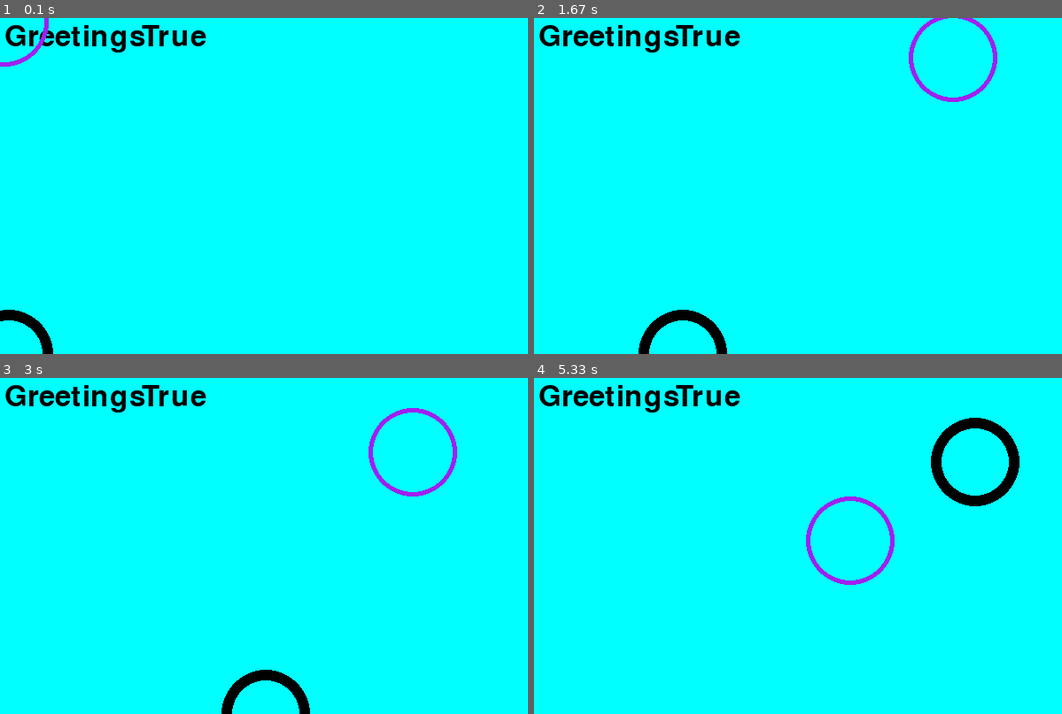
Above: before the commit, frames 1-4 (two rows, left to right).
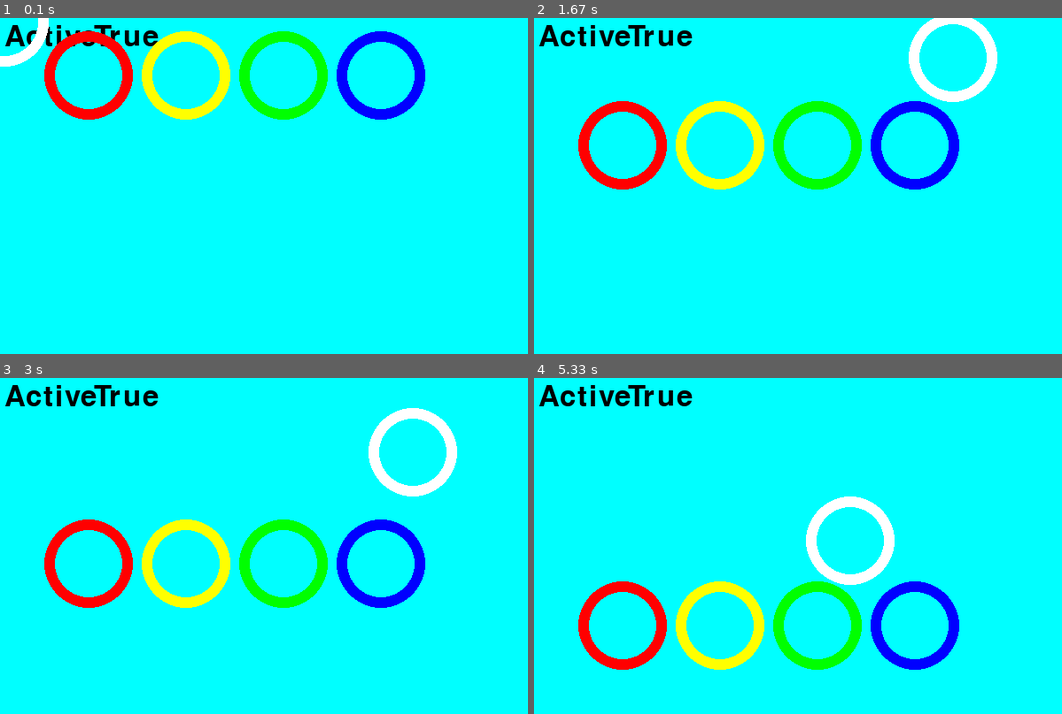
Above: after the commit, the same moments.

Repository: threeup/pygame-learn
Game: pygame game, started from game.py
Two runs of this game, one before a commit and one after it. Both use one fixed random seed, a clock stepped at 60 frames per second and the inputs below.
Inputs (mouse positions are in pixels of both pictures, inside the frame that each line leads up to):
- Up to frame 1 (0.1 s): no input
- Up to frame 2 (1.67 s): press the mouse at (676, 189) at 0.37 s; move the mouse to (771, 222) at 0.47 s; release the mouse at (861, 259) at 0.6 s; press the mouse at (676, 189) at 0.7 s; move the mouse to (650, 128) at 0.8 s; release the mouse at (623, 65) at 0.93 s; press the mouse at (676, 189) at 1.03 s; move the mouse to (724, 192) at 1.13 s; release the mouse at (771, 199) at 1.27 s; press the mouse at (676, 189) at 1.37 s; move the mouse to (813, 122) at 1.47 s; release the mouse at (951, 58) at 1.6 s
- Up to frame 3 (3 s): press the mouse at (142, 549) at 1.7 s; move the mouse to (295, 498) at 1.8 s; release the mouse at (448, 451) at 1.93 s; press the mouse at (142, 549) at 2.03 s; move the mouse to (184, 609) at 2.13 s; release the mouse at (232, 670) at 2.27 s; press the mouse at (142, 549) at 2.37 s; move the mouse to (311, 509) at 2.47 s; release the mouse at (480, 472) at 2.6 s; press the mouse at (142, 549) at 2.7 s; move the mouse to (279, 498) at 2.8 s; release the mouse at (411, 451) at 2.93 s
- Up to frame 4 (5.33 s): press the mouse at (676, 549) at 3.03 s; move the mouse to (824, 559) at 3.13 s; release the mouse at (966, 572) at 3.27 s; press the mouse at (676, 549) at 3.37 s; move the mouse to (829, 606) at 3.47 s; release the mouse at (988, 666) at 3.6 s; press the mouse at (676, 549) at 3.7 s; move the mouse to (713, 556) at 3.8 s; release the mouse at (755, 562) at 3.93 s; press the mouse at (676, 549) at 4.03 s; move the mouse to (713, 522) at 4.13 s; release the mouse at (750, 498) at 4.27 s; press the mouse at (676, 549) at 4.37 s; move the mouse to (792, 572) at 4.47 s; release the mouse at (908, 596) at 4.6 s; press the mouse at (676, 549) at 4.7 s; move the mouse to (655, 566) at 4.8 s; release the mouse at (634, 582) at 4.93 s; press the mouse at (676, 549) at 5.03 s; move the mouse to (761, 542) at 5.13 s; release the mouse at (850, 539) at 5.27 s

The runs differ from the first frame. In frame 1, 7.5% of the frame differs, in the area x 0-81%, y 0-100%; in frame 2, 9.2%; in frame 3, 9.3%; in frame 4, 10%, in the area x 1-92%, y 2-87%.

Commit message:
4 balls moving

Diff:
--- a/ctrlr.py
+++ b/ctrlr.py
@@ -4,43 +4,78 @@
 
 
 class Ctrlr:
-    def __init__(self, enty):
-        self.controlled = enty
-        self.colc = pygame.Color("cyan")
-        self.colg = pygame.Color("green")
-        self.colb = pygame.Color("blue")
-        self.coly = pygame.Color("yellow")
-        self.colr = pygame.Color("red")
-        self.col = self.colc
+    def __init__(self, enty_list):
+        self.count = len(enty_list)
+        self.list = enty_list
+
+
+class MouseCtrlr(Ctrlr):
+    def __init__(self, enty_list, flipy):
+        self.p = [0,0]
+        self.flipy = flipy
+        # invoking the __init__ of the parent class
+        Ctrlr.__init__(self, enty_list)
+
+    def handle_event(self, event):
+        self.p = pygame.mouse.get_pos()
+
+    def tick(self, deltaTime):
+        first_enty = self.list[0]
+        first_enty.set_pos(self.p[0], self.flipy(self.p[1]))
+
+class HumanCtrlr(Ctrlr):
+    def __init__(self, enty_list):
+        # invoking the __init__ of the parent class
+        Ctrlr.__init__(self, enty_list)
+        self.held = []
+
+        for i in range(self.count):
+            self.held.append(False)
+            self.list[i].set_pos(100+110*i, 320)
+
+    def handle_event(self, event):
+        if event.type == pygame.JOYBUTTONDOWN:
+            for i in range(self.count):
+                if event.button == i:
+                    self.held[i] = True
+        elif event.type == pygame.JOYBUTTONUP:
+            for i in range(self.count):
+                if event.button == i:
+                    self.held[i] = False
+
+    def tick(self, deltaTime):
+        for i in range(self.count):
+            p = self.list[i].p
+            if self.held[i]:
+                if p.y < 320:
+                    self.list[i].move(0,3)
+            else:
+                if p.y > 100:
+                    self.list[i].move(0,-1)
+
+
+
+class AICtrlr(Ctrlr):
+    def __init__(self, enty_list):
+        # invoking the __init__ of the parent class
+        Ctrlr.__init__(self, enty_list)
         self.delta_x = 0
         self.delta_y = 0
 
-    def handle_event(self, event):
-        if event.type == pygame.JOYBUTTONDOWN:
-            if event.button == 0:
-                self.col = self.colg
-            elif event.button == 1:
-                self.col = self.colr
-            elif event.button == 2:
-                self.col = self.coly
-            elif event.button == 3:
-                self.col = self.colb
-        elif event.type == pygame.JOYBUTTONUP:
-            self.col = self.colc
-
     def tick(self, deltaTime):
+        first_enty = self.list[0]
         if self.delta_x == 0 and self.delta_y == 0:
             self.delta_x = 2
         elif self.delta_x == 2:
-            if self.controlled.p.y > 280:
+            if first_enty.p.y > 280:
                 self.delta_x = -2
                 self.delta_y = 0
-            elif self.delta_y == 0 and self.controlled.p.x > 400:
+            elif self.delta_y == 0 and first_enty.p.x > 400:
                 self.delta_y = 5
         else:
-            if self.controlled.p.y < 100:
+            if first_enty.p.y < 100:
                 self.delta_x = 2
                 self.delta_y = 0
-            elif self.delta_y == 0 and self.controlled.p.x < 200:
+            elif self.delta_y == 0 and first_enty.p.x < 200:
                 self.delta_y = -5
-        self.controlled.move(self.delta_x, self.delta_y)
+        first_enty.move(self.delta_x, self.delta_y)
--- a/enty.py
+++ b/enty.py
@@ -1,4 +1,4 @@
-
+import pygame
 import pymunk
 from pymunk import Vec2d
 
@@ -20,5 +20,12 @@
     def tick(self, delta):
         self.elapsed_time += delta
 
-    def get_draw_pos(self, flip):
-        return int(self.p.x), int(flip(self.p.y))
+    def draw(self, screen, flipy):
+        draw_pos = int(self.p.x), int(flipy(self.p.y))
+        pygame.draw.circle(screen, self.color, draw_pos, int(self.radius), 12)
+
+    def addCircleCollision(self, space, btype):
+        self.body = pymunk.Body(body_type = btype)
+        self.shape = pymunk.Circle(self.body, 30, (0, 0))
+        self.shape.collision_type = 1
+        space.add(self.body)
--- a/game.py
+++ b/game.py
@@ -4,15 +4,27 @@
 from pymunk import Vec2d
 
 
-from ctrlr import Ctrlr
+from ctrlr import Ctrlr, AICtrlr, HumanCtrlr, MouseCtrlr
 from enty import Enty
 
-X, Y = 0, 1
+ents = []
+ctrlrs = []
 
 
 def flipy(y):
     """Small hack to convert chipmunk physics to pygame coordinates"""
     return -y + 380
+
+def makeEnt(name, color):
+    result = Enty(name, pygame.Color(color))
+    ents.append(result)
+    return result
+
+def makeCircleEnt(name, color, space, type):
+    result = makeEnt(name, color)
+    result.addCircleCollision(space, pymunk.Body.KINEMATIC)
+    return result
+
 
 def main():
 
@@ -34,9 +46,21 @@
     space.gravity = 0.0, -900.0
 
     # Entities
-    hero = Enty("hero", pygame.Color("black"))
-    mouse = Enty("mouse", pygame.Color("purple"))
-    player0 = Ctrlr(hero)
+    #aiball = makeCircleEnt("hero", "white", space, pymunk.Body.KINEMATIC)
+    mouseball = makeCircleEnt("mouse", "white", space, pymunk.Body.KINEMATIC)
+
+    ball0 = makeCircleEnt("ball-r", "red", space, pymunk.Body.KINEMATIC)
+    ball1 = makeCircleEnt("ball-y", "yellow", space, pymunk.Body.KINEMATIC)
+    ball2 = makeCircleEnt("ball-g", "green", space, pymunk.Body.KINEMATIC)
+    ball3 = makeCircleEnt("ball-b", "blue", space, pymunk.Body.KINEMATIC)
+
+    # Controller
+    #aiCtrlr = AICtrlr([aiball])
+    #ctrlrs.append(aiCtrlr)
+    mouseCtrlr = MouseCtrlr([mouseball], flipy)
+    ctrlrs.append(mouseCtrlr)
+    humanCtrlr = HumanCtrlr([ball0, ball1, ball2, ball3])
+    ctrlrs.append(humanCtrlr)
 
 
     # GameState
@@ -46,13 +70,14 @@
     # Loop
     while running:
 
+        mouseCtrlr.handle_event(0)
         for event in pygame.event.get():
             if (event.type == pygame.JOYAXISMOTION or
                 event.type == pygame.JOYHATMOTION or
                 event.type == pygame.JOYBUTTONDOWN or
                     event.type == pygame.JOYBUTTONUP):
                 if event.joy == 0:
-                    player0.handle_event(event)
+                    humanCtrlr.handle_event(event)
             if event.type == pygame.QUIT:
                 running = False
             elif event.type == pygame.KEYDOWN and event.key == pygame.K_ESCAPE:
@@ -73,29 +98,25 @@
             dt = 1.0 / 60.0
             steps = 1
             for _ in range(steps):
-                player0.tick(dt)
-                hero.tick(dt)
+                for ent in ents:
+                    ent.tick(dt)
+                for ctrlr in ctrlrs:
+                    ctrlr.tick(dt)
                 space.step(dt)
 
-        # Update mouse
-        p = pygame.mouse.get_pos()
-        mouse.set_pos(p[X], flipy(p[Y]))
 
         # Draw stuff
-        screen.fill(player0.col)
+        screen.fill(pygame.Color("cyan"))
 
         # Display some text
         font = pygame.font.Font(None, 48)
-        line = "Greetings"+str(not paused)
+        line = "Active"+str(not paused)
         text = font.render(line, True, pygame.Color("black"))
         screen.blit(text, (5, 5))
 
-
         # Draw ents
-        hero_pos = hero.get_draw_pos(flipy)
-        pygame.draw.circle(screen, hero.color, hero_pos, int(hero.radius), 12)
-        mouse_pos = mouse.get_draw_pos(flipy)
-        pygame.draw.circle(screen, mouse.color, mouse_pos, int(mouse.radius), 5)
+        for ent in ents:
+            ent.draw(screen, flipy)
 
         # Flip screen
         pygame.display.flip()
